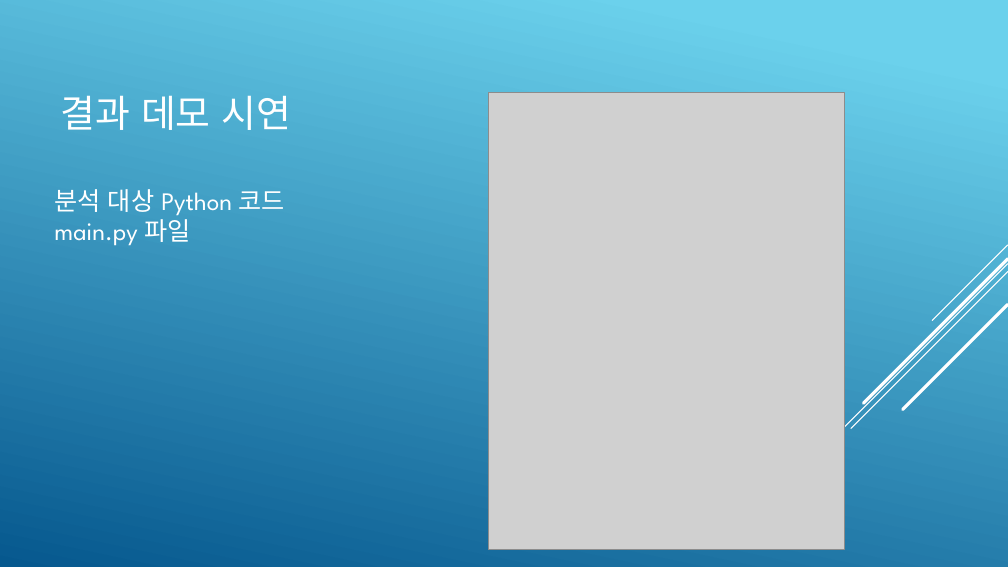
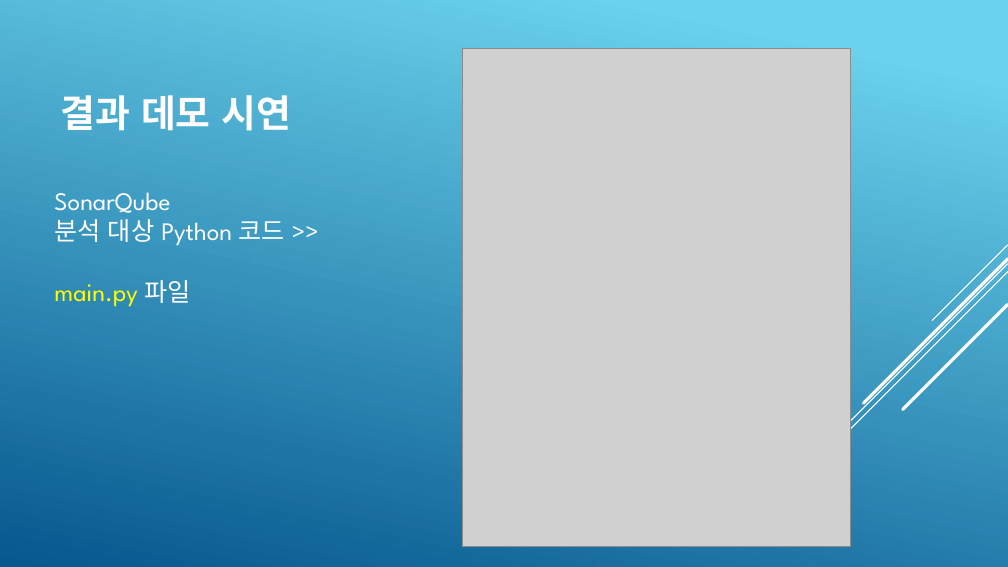
Before and after one commit to KimJeongHoon190/First_Project, a slide deck: slide 8 of 제출자료/최종 발표 프레젠테이션(김정훈).pptx. Drawn at 1008x567 pixels with LibreOffice and Linux fonts; fonts in the diff are those of the drawing; grey boxes stand for pictures. Boxes give left, top, right and bottom in pixels: in the first picture for what was removed or moved away, otherwise in the second. Text is boxed around its words. In the diff, an @@ line names an element or a change of style, - is before the commit and + after.

```diff
--- a/제출자료/최종 발표 프레젠테이션(김정훈).pptx
+++ b/제출자료/최종 발표 프레젠테이션(김정훈).pptx
@@ picture: place and size @@
-picture at bbox=[489, 92, 845, 549]
+picture at bbox=[463, 48, 851, 546]
@@ title "결과 데모 시연" at bbox=[61, 95, 291, 131]: bold on @@
@@ text at bbox=[54, 192, 284, 246]: text changed @@
-분석 대상 Python 코드
+SonarQube
+분석 대상 Python 코드 >>
@@ text at bbox=[54, 280, 190, 307]: text colour #FFFFFF to #FFFF00 in "main.py" @@
```
Also in this commit, not shown: 14 other slides changed, 1 slide added, 1 slide removed.
